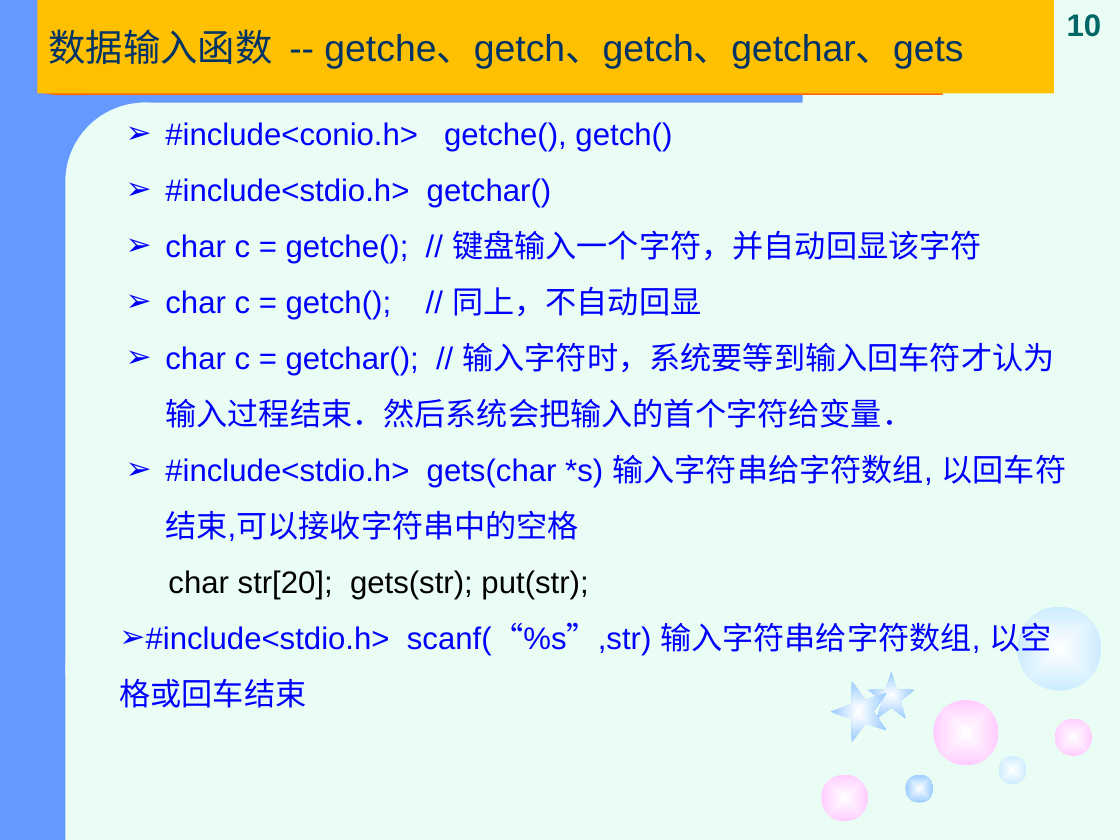
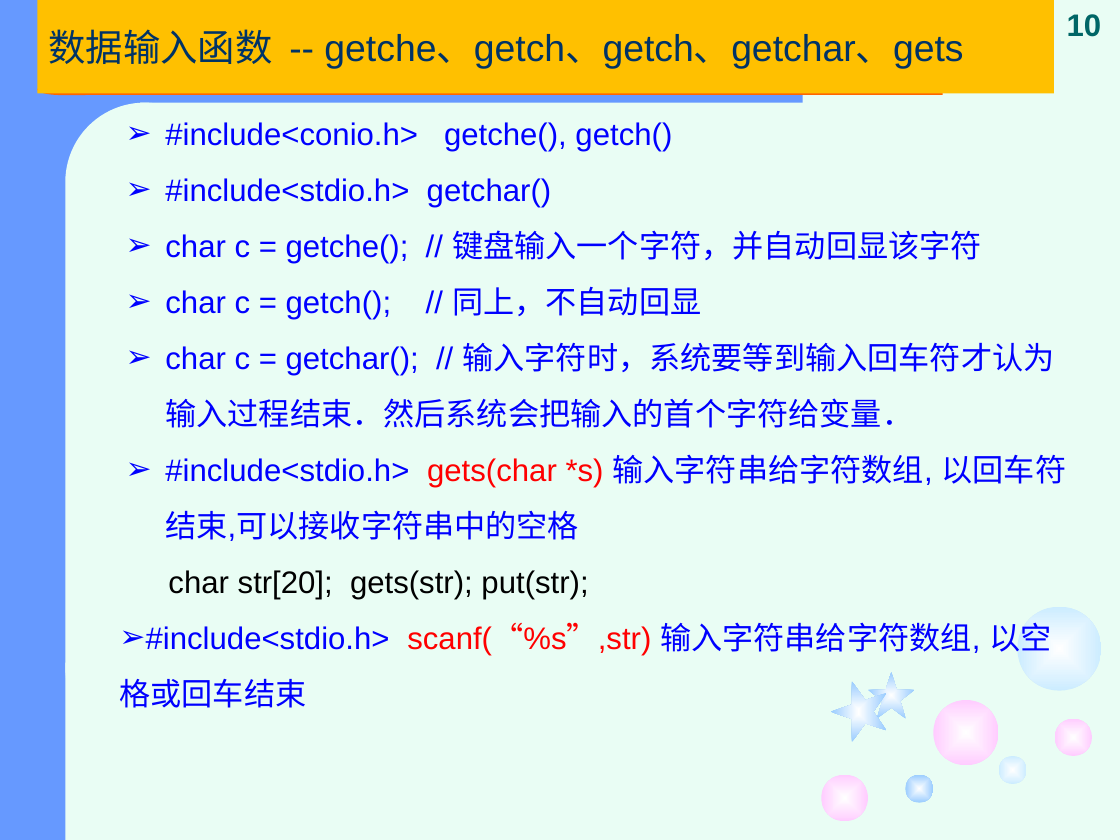
Before and after one commit to jtrfid/C-Repositories, a slide deck: slide 10 of 2015备课/课件/复习.pptx. Drawn at 1120x840 pixels with LibreOffice and Linux fonts; fonts in the diff are those of the drawing. Boxes give left, top, right and bottom in pixels: in the first picture for what was removed or moved away, otherwise in the second. Text is boxed around its words. In the diff, an @@ line names an element or a change of style, - is before the commit and + after.

```diff
--- a/2015备课/课件/复习.pptx
+++ b/2015备课/课件/复习.pptx
@@ text at [119,454,1067,708]: text colour #0000FF to #FF0000 in "gets(char *s)", "scanf(“%s”,str)" @@
```
Also in this commit, not shown: 10 other slides changed, 8 slides removed.
